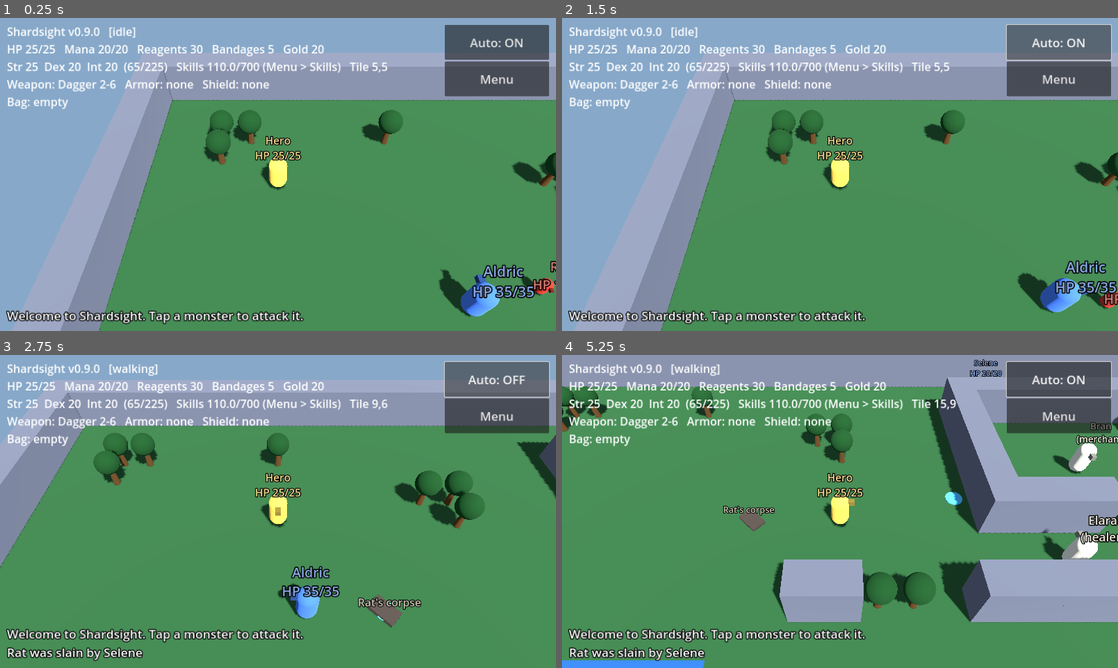
Above: before the commit, frames 1-4 (two rows, left to right).
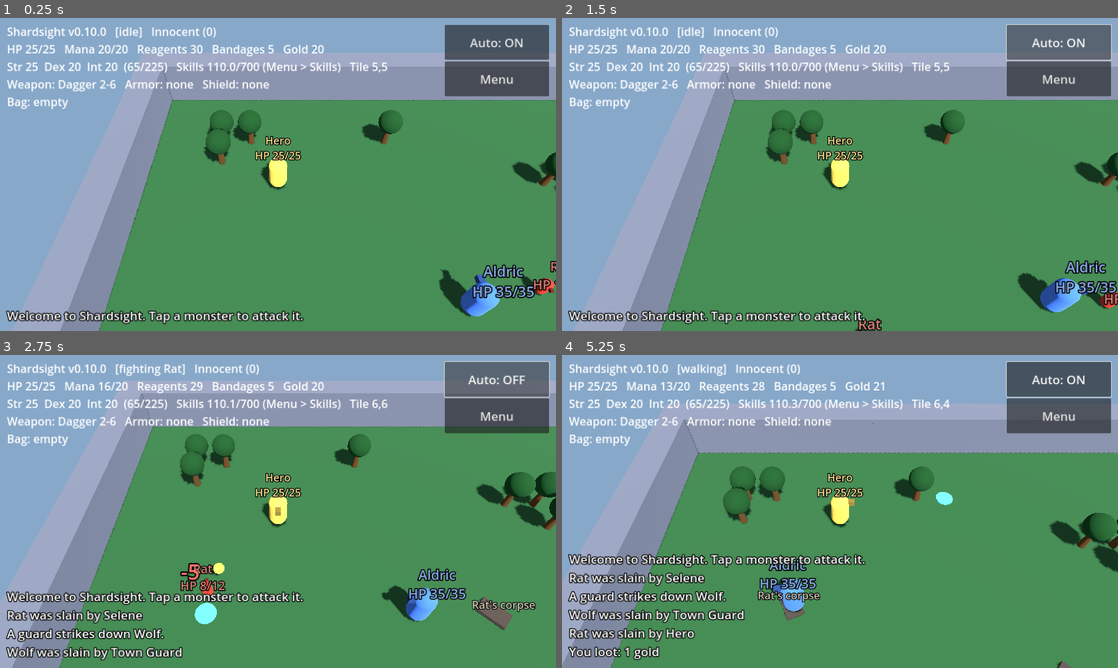
Above: after the commit, the same moments.

Repository: luckovsdeniss-denlu/Shardsight
Game: Godot game, scene res://scenes/main.tscn
The game is run twice, just before and just after one commit, with the same random seed, the same clock (stepped at 60 frames per second) and the same inputs.
Inputs (mouse positions are in pixels of both pictures, inside the frame that each line leads up to):
- Up to frame 1 (0.25 s): no input
- Up to frame 2 (1.5 s): click "Auto: ON" at 0.5 s; click "Auto: OFF" at 1.25 s
- Up to frame 3 (2.75 s): click "Auto: ON" at 2 s
- Up to frame 4 (5.25 s): click "Auto: OFF" at 2.75 s; click "Auto: ON" at 3.5 s; click "Auto: OFF" at 4.25 s; tap A at 5 s; move the mouse to (962, 495) at 5.02 s; click (962, 495) at 5.17 s

The runs differ from the first frame. In frame 1, 0.3% of the frame differs, in the area x 15-39%, y 2-7%; in frame 2, 0.5%; in frame 3, 29%; in frame 4, 60%, in the area x 0-100%, y 0-100%.

Commit message:
Add reputation and PvP: notoriety, murder counts, guards, bounties, ghosts (v0.10.0)
Co-Authored-By: Claude Sonnet 5.5 <noreply@anthropic.com>
Claude-Session: https://claude.ai/code/session_01H6LNxUGdbevPyoRQBBzvxK

Diff:
--- a/project.godot
+++ b/project.godot
@@ -4,7 +4,7 @@
 [application]
 
 config/name="Shardsight"
-config/version="0.9.0"
+config/version="0.10.0"
 run/main_scene="res://scenes/main.tscn"
 config/features=PackedStringArray("4.3", "GL Compatibility")
 config/icon="res://icon.svg"
--- a/scripts/bestiary.gd
+++ b/scripts/bestiary.gd
@@ -1,6 +1,6 @@
 class_name Bestiary
 ## Stat blocks for everything that walks the map.
-## Keys: weapon/wear/shield (starting gear ids from Gear), bandages, str/dex/int, skills, reagents, gold (carried), loot (monster drops), dmg_min/dmg_max (weapon roll), wspeed (weapon speed 20..60),
+## Keys: pk (preys on innocents), weapon/wear/shield (starting gear ids from Gear), bandages, str/dex/int, skills, reagents, gold (carried), loot (monster drops), dmg_min/dmg_max (weapon roll), wspeed (weapon speed 20..60),
 ## move (m/s), armor, leash (wander radius in tiles), aggro (m), respawn (s), role, scale.
 
 const HERO := {
@@ -39,8 +39,20 @@
 	},
 }
 
+# A player killer: preys on innocent players in the wilderness.
+const PKILLER := {
+	"str": 30, "dex": 30, "int": 10, "wspeed": 58, "dmg_min": 1, "dmg_max": 2,
+	"move": 3.7, "leash": 9, "aggro": 7.0, "respawn": 8.0, "pk": true, "gold": 30,
+	"weapon": "kryss", "wear": "leather_armor", "bandages": 5,
+	"skills": {
+		Hero.Skill.SWORDSMANSHIP: 55.0, Hero.Skill.TACTICS: 45.0, Hero.Skill.ANATOMY: 30.0,
+		Hero.Skill.HEALING: 20.0,
+	},
+}
+
 # Peaceful NPCs.
 const MERCHANT := {"str": 20, "dex": 15, "int": 30, "move": 1.5, "leash": 2, "role": "merchant"}
+const GUARD := {"str": 60, "dex": 40, "int": 10, "move": 1.5, "leash": 2, "role": "guard"}
 const HEALER := {"str": 25, "dex": 15, "int": 35, "move": 1.5, "leash": 2, "role": "healer"}
 
 # Hostile monsters.
--- a/scripts/corpse.gd
+++ b/scripts/corpse.gd
@@ -1,13 +1,13 @@
 class_name Corpse
 extends Node3D
 ## What a creature leaves behind: gold, reagents and trophy items for anyone to loot.
-## Monster corpses (and your own) are fair game; other players' corpses are not.
+## Monster, criminal and murderer corpses (and your own) are fair game; innocents' are not.
 
 const LIFETIME := 60.0           # seconds before a corpse rots away
 const PLAYER_LIFETIME := 120.0   # player corpses last longer so they can be recovered
 
 var owner_name := ""
-var owner_is_monster := true
+var owner_open := true       # monsters, criminals and murderers: anyone may loot
 var owner_id := 0
 var gold := 0
 var reagents := 0
@@ -17,10 +17,10 @@
 var _last_text := ""
 
 
-func setup(p_name: String, p_is_monster: bool, p_is_player: bool, p_owner_id: int,
+func setup(p_name: String, p_open: bool, p_is_player: bool, p_owner_id: int,
 		pos: Vector3, loot: Dictionary) -> void:
 	owner_name = p_name
-	owner_is_monster = p_is_monster
+	owner_open = p_open
 	owner_id = p_owner_id
 	position = pos
 	gold = int(loot["gold"])
@@ -53,7 +53,7 @@
 
 
 func can_loot(by: Node3D) -> bool:
-	return owner_is_monster or by.get_instance_id() == owner_id
+	return owner_open or by.get_instance_id() == owner_id
 
 
 ## Removes and returns everything: {"gold": int, "reagents": int, "items": {id: count}}.
--- a/scripts/entity.gd
+++ b/scripts/entity.gd
@@ -5,6 +5,7 @@
 ## `game` is the main scene: it provides `world`, `creatures` and `log_event()`.
 
 enum Kind { PLAYER, NPC, MONSTER }
+enum Notoriety { BLUE, GREY, RED }   # innocent, criminal, murderer (monsters are always red)
 
 const MELEE_RANGE := 1.5
 const FLEE_HP := 0.35          # players retreat to a healer below this HP fraction
@@ -20,6 +21,13 @@
 const MAX_REAGENTS := 60.0
 const BANDAGE_PRICE := 2
 const MAX_BANDAGES := 10
+const CRIMINAL_SECONDS := 60.0     # grey after attacking an innocent
+const MURDER_WINDOW := 30.0        # an innocent dying this soon after your attack is a murder
+const MURDER_DECAY := 180.0        # seconds for one murder count to fade
+const MURDERER_COUNTS := 5         # this many counts turn you red
+const BOUNTY_PER_COUNT := 25       # gold on a murderer's head, per count
+const GHOST_TIMEOUT := 60.0        # a shrine raises ghosts after this long
+const RED_GHOST_TIMEOUT := 30.0
 
 var kind: int = Kind.PLAYER
 var display_name := "?"
@@ -71,6 +79,16 @@
 var _trade_timer := 0.0
 var label: Label3D
 var _last_text := ""
+var body: MeshInstance3D
+var nose: MeshInstance3D
+var base_label_color := Color.WHITE
+var murder_counts := 0
+var murder_timer := 0.0
+var criminal_timer := 0.0
+var attackers := {}            # attacker instance id -> seconds left in which our death is murder
+var is_pk := false             # a player killer: hunts innocent players in the wilderness
+var ghost := false
+var died_red := false
 
 
 func setup(p_game, p_kind: int, p_name: String, cfg: Dictionary, color: Color, tile: Vector2i) -> void:
@@ -106,12 +124,13 @@
 	armor_id = String(cfg.get("wear", ""))
 	shield_id = String(cfg.get("shield", ""))
 	bandages = int(cfg.get("bandages", 0))
+	is_pk = bool(cfg.get("pk", false))
 	stats.skill_gained.connect(_on_skill_gained)
 	stats.stat_gained.connect(_on_stat_gained)
 
 
 func _build_visual(color: Color, s: float) -> void:
-	var body := MeshInstance3D.new()
+	body = MeshInstance3D.new()
 	var capsule := CapsuleMesh.new()
 	capsule.radius = 0.3
 	capsule.height = 1.2
@@ -121,7 +140,7 @@
 	body.scale = Vector3.ONE * s
 	add_child(body)
 	# A small "nose" so the facing direction is visible.
-	var nose := MeshInstance3D.new()
+	nose = MeshInstance3D.new()
 	var nose_mesh := BoxMesh.new()
 	nose_mesh.size = Vector3(0.16, 0.16, 0.28)
 	nose.mesh = nose_mesh
@@ -135,17 +154,22 @@
 	label.font_size = 40
 	label.outline_size = 12
 	label.no_depth_test = true
-	label.modulate = color.lightened(0.35)
+	base_label_color = color.lightened(0.35)
+	label.modulate = base_label_color
 	label.position = Vector3(0.0, 1.5 * s + 0.25, 0.0)
 	add_child(label)
 
 
 func tick(delta: float) -> void:
 	if dead:
-		dead_timer -= delta
-		if dead_timer <= 0.0:
-			_respawn()
-		return
+		if ghost:
+			_ghost_tick(delta)
+		else:
+			dead_timer -= delta
+			if dead_timer <= 0.0:
+				_respawn()
+		return
+	_tick_reputation(delta)
 	swing_cd = maxf(swing_cd - delta, 0.0)
 	cast_cd = maxf(cast_cd - delta, 0.0)
 	pause = maxf(pause - delta, 0.0)
@@ -196,7 +220,7 @@
 		if _recover() or _resupply():
 			return
 		if target == null:
-			target = _nearest(Kind.MONSTER, aggro_range)
+			target = _pick_target()
 	if target != null:
 		_chase()
 		return
@@ -369,6 +393,14 @@
 func take_damage(amount: float, from: Entity) -> void:
 	if dead or kind == Kind.NPC:
 		return
+	# Hitting an innocent player makes the attacker a criminal and, if the victim dies soon
+	# after, a murderer. The victim can fight back freely.
+	if from.kind == Kind.PLAYER and kind == Kind.PLAYER and notoriety() == Notoriety.BLUE:
+		from.criminal_timer = CRIMINAL_SECONDS
+		var aid := from.get_instance_id()
+		if not attackers.has(aid):
+			game.log_event("%s attacks %s!" % [from.display_name, display_name])
+		attackers[aid] = MURDER_WINDOW
 	hp -= amount
 	if casting_id != "":
 		_fizzle("disrupted")      # taking damage breaks a spell in progress
@@ -391,14 +423,23 @@
 	target = null
 	recovering = false
 	path.clear()
-	dead_timer = respawn_time
-	visible = false
+	died_red = kind == Kind.PLAYER and notoriety() == Notoriety.RED
+	_settle_crimes(killer)
 	game.spawn_corpse(self)
 	game.log_event("%s was slain by %s" % [display_name, killer.display_name])
+	if kind == Kind.PLAYER:
+		ghost = true                   # players become ghosts and look for a healer
+		dead_timer = RED_GHOST_TIMEOUT if died_red else GHOST_TIMEOUT
+		_set_ghost_look(true)
+	else:
+		dead_timer = respawn_time
+		visible = false
 
 
 func _respawn() -> void:
 	dead = false
+	ghost = false
+	_set_ghost_look(false)
 	visible = true
 	position = home
 	hp = float(stats.max_hp())
@@ -406,10 +447,18 @@
 	pause = 2.0
 	swing_cd = 1.0
 	if kind == Kind.PLAYER:
-		# Instant resurrection: -10% to skills, never below the starting values.
+		# Raised at a shrine: -10% to skills (-20% to stats and skills for murderers),
+		# never below the starting values.
+		var keep := 0.8 if died_red else 0.9
 		for s in stats.skills:
-			stats.skills[s] = maxf(float(start_skills.get(s, 0.0)), float(stats.skills[s]) * 0.9)
-		game.log_event("%s was resurrected (-10%% skills)" % display_name)
+			stats.skills[s] = maxf(float(start_skills.get(s, 0.0)), float(stats.skills[s]) * keep)
+		if died_red:
+			for st in [Hero.Stat.STR, Hero.Stat.DEX, Hero.Stat.INT]:
+				stats.set_stat(st, maxi(Rules.STAT_MIN, roundi(stats.get_stat(st) * 0.8)))
+			game.log_event("%s was raised at a shrine (murderer: -20%% stats and skills)." % display_name)
+		else:
+			game.log_event("%s was raised at a shrine (-10%% skills)." % display_name)
+	died_red = false
 
 
 func _heal_aura(delta: float) -> void:
@@ -418,6 +467,8 @@
 		var e := item as Entity
 		if e.dead or e.kind == Kind.MONSTER:
 			continue
+		if e.kind == Kind.PLAYER and e.notoriety() == Notoriety.RED:
+			continue                       # healers shun murderers
 		if position.distance_to(e.position) <= HEAL_RANGE:
 			e.hp = minf(e.hp + HEAL_PER_SEC * delta, float(e.stats.max_hp()))
 
@@ -426,7 +477,7 @@
 
 func state_text() -> String:
 	if dead:
-		return "dead"
+		return "ghost" if ghost else "dead"
 	if casting_id != "":
 		return "casting " + String(Spells.LIST[casting_id]["name"])
 	if loot_target != null:
@@ -444,6 +495,13 @@
 	var text := "%s\nHP %d/%d" % [display_name, ceili(hp), stats.max_hp()]
 	if kind == Kind.NPC:
 		text = "%s\n(%s)" % [display_name, role]
+	elif ghost:
+		text = "%s\n(ghost)" % display_name
+	elif kind == Kind.PLAYER and notoriety() == Notoriety.RED:
+		text += " (murderer)"
+	elif kind == Kind.PLAYER and notoriety() == Notoriety.GREY:
+		text += " (criminal)"
+	label.modulate = _name_color()
 	if text != _last_text:
 		_last_text = text
 		label.text = text
@@ -648,6 +706,8 @@
 
 
 func trade(delta: float) -> void:
+	if notoriety() != Notoriety.BLUE:
+		return                             # criminals and murderers are refused service
 	var earned := 0
 	for id in inventory.keys():
 		if _is_usable_upgrade(id):
@@ -909,3 +969,143 @@
 func _on_stat_gained(stat_name: String, value: int) -> void:
 	if is_hero:
 		game.log_event("Your %s increases to %d." % [stat_name, value])
+
+
+# --- reputation ------------------------------------------------------------
+
+## Blue = innocent, grey = criminal (attacked an innocent recently), red = murderer
+## (five murder counts) or a monster.
+func notoriety() -> int:
+	if kind == Kind.MONSTER:
+		return Notoriety.RED
+	if kind == Kind.PLAYER:
+		if murder_counts >= MURDERER_COUNTS:
+			return Notoriety.RED
+		if criminal_timer > 0.0:
+			return Notoriety.GREY
+	return Notoriety.BLUE
+
+
+func notoriety_text() -> String:
+	match notoriety():
+		Notoriety.RED:
+			return "Murderer (%d)" % murder_counts
+		Notoriety.GREY:
+			return "Criminal (%d)" % murder_counts
+	return "Innocent (%d)" % murder_counts
+
+
+func _name_color() -> Color:
+	if kind == Kind.PLAYER:
+		match notoriety():
+			Notoriety.RED:
+				return Color(1.0, 0.3, 0.3)
+			Notoriety.GREY:
+				return Color(0.75, 0.75, 0.75)
+	return base_label_color
+
+
+func _tick_reputation(delta: float) -> void:
+	criminal_timer = maxf(criminal_timer - delta, 0.0)
+	if murder_counts > 0:
+		murder_timer -= delta
+		if murder_timer <= 0.0:
+			murder_counts -= 1             # counts fade while you behave
+			murder_timer = MURDER_DECAY
+	for id in attackers.keys():
+		attackers[id] = float(attackers[id]) - delta
+		if float(attackers[id]) <= 0.0:
+			attackers.erase(id)
+
+
+func _add_murder(victim: Entity) -> void:
+	murder_counts += 1
+	murder_timer = MURDER_DECAY
+	game.log_event("%s is guilty of murdering %s." % [display_name, victim.display_name])
+	if murder_counts == MURDERER_COUNTS:
+		game.log_event("%s is now a murderer!" % display_name)
+
+
+## On death: pay the bounty on a murderer and charge anyone who recently hit an innocent us.
+func _settle_crimes(killer: Entity) -> void:
+	if died_red and killer.kind == Kind.PLAYER and murder_counts > 0:
+		var bounty := murder_counts * BOUNTY_PER_COUNT
+		killer.gold += bounty
+		game.log_event("%s collects a %d gold bounty on %s." % [killer.display_name, bounty, display_name])
+	for id in attackers.keys():
+		var a := instance_from_id(int(id)) as Entity
+		if a != null and not a.dead:
+			a._add_murder(self)
+	attackers.clear()
+
+
+func _in_town() -> bool:
+	return world.is_town(world.to_tile(position))
+
+
+## Players fight monsters and criminals; player killers also prey on innocents.
+## Nobody fights other players inside the guarded town.
+func _is_fair_target(e: Entity) -> bool:
+	if e.kind == Kind.MONSTER:
+		return true
+	if e.kind != Kind.PLAYER or _in_town() or e._in_town():
+		return false
+	if is_pk:
+		return true
+	return e.notoriety() != Notoriety.BLUE
+
+
+func _pick_target() -> Entity:
+	var best: Entity = null
+	var best_d := aggro_range
+	var list: Array = game.creatures
+	for item in list:
+		var e := item as Entity
+		if e == self or e.dead:
+			continue
+		var d := position.distance_to(e.position)
+		if d <= best_d and _is_fair_target(e):
+			best = e
+			best_d = d
+	return best
+
+
+# --- ghosts ----------------------------------------------------------------
+
+func _set_ghost_look(on: bool) -> void:
+	var t := 0.65 if on else 0.0
+	body.transparency = t
+	nose.transparency = t
+
+
+## A dead player drifts to the healer, who raises them for free. Murderers are refused and
+## wait for the shrine; everyone else is raised at the shrine after a while, at a price.
+func _ghost_tick(delta: float) -> void:
+	dead_timer -= delta
+	if dead_timer <= 0.0:
+		_respawn()
+		return
+	if died_red:
+		return
+	var healer := _find_role("healer")
+	if healer == null:
+		return
+	if position.distance_to(healer.position) <= HEAL_RANGE:
+		_resurrect_free(healer)
+		return
+	if path.is_empty():
+		go_to(healer.position)
+	_follow_path(delta)
+	_refresh_label()
+
+
+func _resurrect_free(healer: Entity) -> void:
+	dead = false
+	ghost = false
+	_set_ghost_look(false)
+	hp = float(stats.max_hp()) * 0.5
+	mana = float(stats.max_mana())
+	pause = 1.0
+	swing_cd = 1.0
+	path.clear()
+	game.log_event("%s resurrects %s." % [healer.display_name, display_name])
--- a/scripts/main.gd
+++ b/scripts/main.gd
@@ -243,9 +243,12 @@
 	_spawn(Entity.Kind.PLAYER, "Aldric", Bestiary.WARRIOR, blue, Vector2i(10, 10))
 	_spawn(Entity.Kind.PLAYER, "Mira", Bestiary.FIGHTER, blue, Vector2i(20, 18))
 	_spawn(Entity.Kind.PLAYER, "Selene", Bestiary.MAGE, blue, Vector2i(18, 8))
+	_spawn(Entity.Kind.PLAYER, "Vex", Bestiary.PKILLER, blue, Vector2i(15, 16))   # a player killer
 
 	_spawn(Entity.Kind.NPC, "Elara", Bestiary.HEALER, cream, Vector2i(24, 11))
 	_spawn(Entity.Kind.NPC, "Bran", Bestiary.MERCHANT, cream, Vector2i(23, 6))
+	_spawn(Entity.Kind.NPC, "Town Guard", Bestiary.GUARD, Color("9aa7b5"), Vector2i(20, 11))
+	_spawn(Entity.Kind.NPC, "Town Guard", Bestiary.GUARD, Color("9aa7b5"), Vector2i(28, 11))
 
 	_spawn(Entity.Kind.MONSTER, "Rat", Bestiary.RAT, red, Vector2i(12, 8))
 	_spawn(Entity.Kind.MONSTER, "Rat", Bestiary.RAT, red, Vector2i(6, 11))
@@ -266,8 +269,9 @@
 func spawn_corpse(victim: Entity) -> void:
 	var c := Corpse.new()
 	add_child(c)
-	c.setup(victim.display_name, victim.kind == Entity.Kind.MONSTER,
-		victim.kind == Entity.Kind.PLAYER, victim.get_instance_id(), victim.position, victim.make_loot())
+	var open_to_all := victim.notoriety() != Entity.Notoriety.BLUE   # monsters, criminals, murderers
+	c.setup(victim.display_name, open_to_all, victim.kind == Entity.Kind.PLAYER,
+		victim.get_instance_id(), victim.position, victim.make_loot())
 	corpses.append(c)
 
 
@@ -356,6 +360,32 @@
 		if d <= best_d:
 			best = c
 			best_d = d
+	return best
+
+
+## Inside the guarded town, guards instantly kill monsters, criminals and murderers.
+func _guards_strike() -> void:
+	for e in creatures:
+		if e.dead or e.kind == Entity.Kind.NPC:
+			continue
+		if not world.is_town(world.to_tile(e.position)):
+			continue
+		if e.kind == Entity.Kind.MONSTER or e.notoriety() != Entity.Notoriety.BLUE:
+			var guard := _nearest_guard(e.position)
+			if guard != null:
+				log_event("A guard strikes down %s." % e.display_name)
+				e.take_damage(9999.0, guard)
+
+
+func _nearest_guard(p: Vector3) -> Entity:
+	var best: Entity = null
+	var best_d := INF
+	for e in creatures:
+		if e.role == "guard":
+			var d := e.position.distance_to(p)
+			if d < best_d:
+				best = e
+				best_d = d
 	return best
 
 
@@ -395,6 +425,7 @@
 		_autosave()
 	for e in creatures:
 		e.tick(delta)
+	_guards_strike()
 	for c in corpses.duplicate():
 		c.tick(delta)
 		if c.life <= 0.0:
@@ -416,8 +447,8 @@
 	for id in hero.inventory:
 		bag.append("%s x%d" % [Items.item_name(id), int(hero.inventory[id])])
 	var bag_text := ", ".join(bag) if not bag.is_empty() else "empty"
-	hud.text = "Shardsight v%s   [%s]\nHP %d/%d   Mana %d/%d   Reagents %d   Bandages %d   Gold %d\nStr %d  Dex %d  Int %d  (%d/%d)   Skills %.1f/%d (Menu > Skills)   Tile %d,%d\n%s\nBag: %s" % [
-		version, hero.state_text(), ceili(hero.hp), s.max_hp(), floori(hero.mana), s.max_mana(),
+	hud.text = "Shardsight v%s   [%s]   %s\nHP %d/%d   Mana %d/%d   Reagents %d   Bandages %d   Gold %d\nStr %d  Dex %d  Int %d  (%d/%d)   Skills %.1f/%d (Menu > Skills)   Tile %d,%d\n%s\nBag: %s" % [
+		version, hero.state_text(), hero.notoriety_text(), ceili(hero.hp), s.max_hp(), floori(hero.mana), s.max_mana(),
 		floori(hero.reagents), hero.bandages, hero.gold,
 		s.strength, s.dexterity, s.intelligence, s.stat_total(), Rules.STAT_CAP,
 		s.skill_total(), Rules.SKILL_CAP_TOTAL, tile.x, tile.y, hero.gear_text(), bag_text]
--- a/scripts/save_game.gd
+++ b/scripts/save_game.gd
@@ -32,6 +32,7 @@
 		"skills": skills,
 		"locks": locks,
 		"bandages": hero.bandages,
+		"murders": hero.murder_counts,
 		"shield": hero.shield_id,
 		"gold": hero.gold,
 		"reagents": hero.reagents,
@@ -77,6 +78,8 @@
 		if hero.stats.locks.has(id):
 			hero.stats.locks[id] = clampi(int(locks[key]), 0, 2)
 
+	hero.murder_counts = clampi(int(d.get("murders", 0)), 0, 99)
+	hero.murder_timer = Entity.MURDER_DECAY
 	hero.bandages = clampi(int(d.get("bandages", hero.bandages)), 0, Entity.MAX_BANDAGES)
 	hero.gold = maxi(0, int(d.get("gold", 0)))
 	hero.reagents = clampf(float(d.get("reagents", hero.reagents)), 0.0, Entity.MAX_REAGENTS)
--- a/scripts/world.gd
+++ b/scripts/world.gd
@@ -5,6 +5,10 @@
 
 const TILE := 1.0  # one tile = one metre in 3D
 enum Tile { GRASS, WALL, WATER, TREE }
+
+## The guarded town: no player-versus-player here, and guards strike down criminals,
+## murderers and monsters on sight. Everything else is open wilderness.
+const TOWN := Rect2i(19, 2, 11, 12)
 
 const LAYOUT := [
 	"################################",
@@ -74,6 +78,10 @@
 			return Tile.GRASS
 
 
+func is_town(c: Vector2i) -> bool:
+	return TOWN.has_point(c)
+
+
 func in_bounds(c: Vector2i) -> bool:
 	return c.x >= 0 and c.y >= 0 and c.x < cols and c.y < rows
 
@@ -126,6 +134,11 @@
 	_add(parent, ground_mesh, _mat(COLORS[Tile.GRASS]),
 		Vector3(cols, 0.0, rows) * TILE / 2.0)
 
+	var town_mesh := PlaneMesh.new()
+	town_mesh.size = Vector2(TOWN.size) * TILE
+	_add(parent, town_mesh, _mat(Color("8a7f5a")),
+		Vector3(TOWN.position.x + TOWN.size.x / 2.0, 0.01, TOWN.position.y + TOWN.size.y / 2.0) * TILE)
+
 	var wall_mesh := BoxMesh.new()
 	wall_mesh.size = Vector3(TILE, 1.6, TILE)
 	var water_mesh := PlaneMesh.new()
Not shown, changed: CHANGELOG.md
